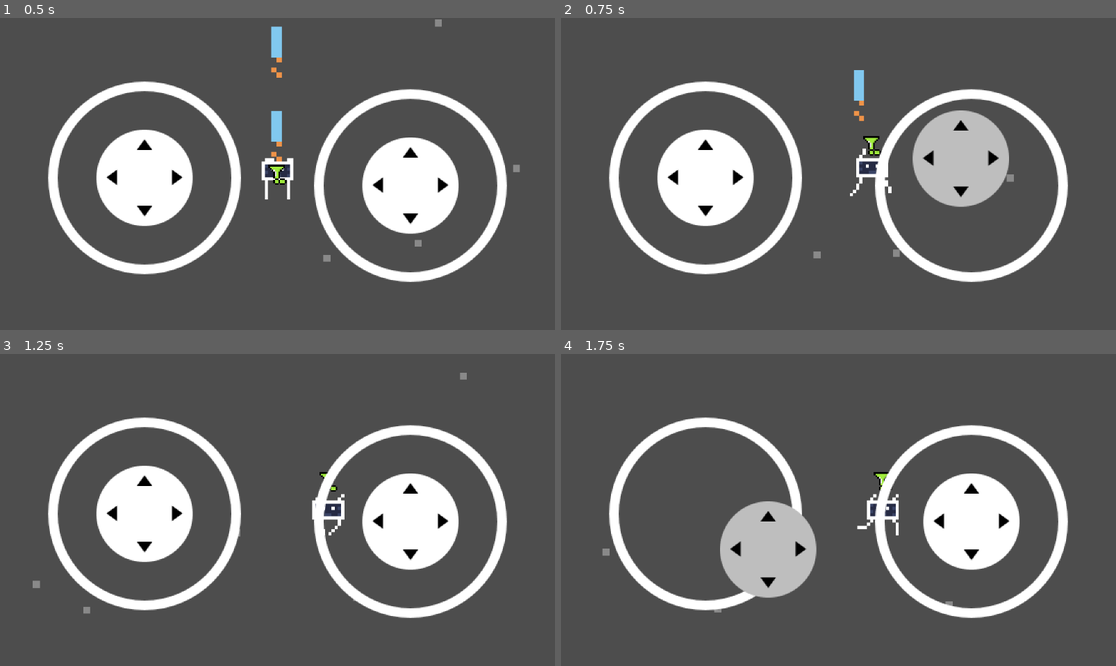
Above: before the commit, frames 1-4 (two rows, left to right).
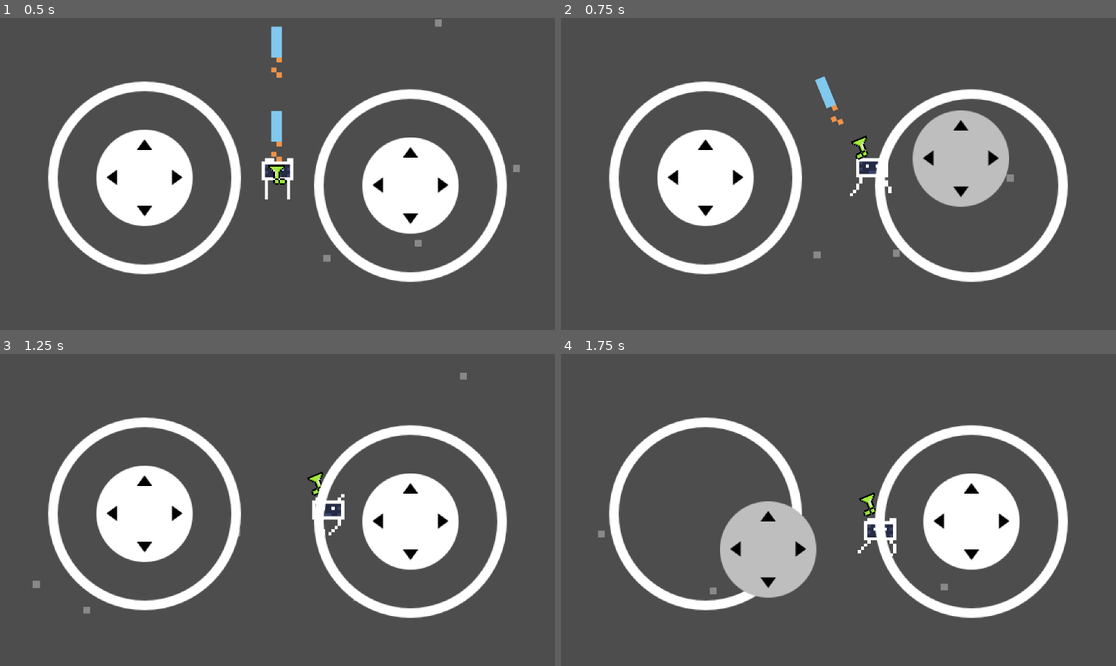
Above: after the commit, the same moments.

Repository: S0nter/azamnoyer
Game: Godot game, scene res://scenes/main.tscn
Same seed, same stepped clock (60 frames per second), same inputs: the game is played once before the commit and once after it.
Inputs (mouse positions are in pixels of both pictures, inside the frame that each line leads up to):
- Up to frame 1 (0.5 s): no input
- Up to frame 2 (0.75 s): move the mouse to (960, 158) at 0.52 s; hold D (right) from 0.53 s (still down); hold Space (shoot) from 0.53 s (still down); click (960, 158) at 0.67 s
- Up to frame 3 (1.25 s): keep holding D (right); keep holding Space (shoot)
- Up to frame 4 (1.75 s): release D (right) at 1.25 s; release Space (shoot) at 1.25 s; drag from (727, 525) to (810, 572) at 1.27 s

Frame 1 is identical in both runs. In frame 2, 0.7% of the frame differs, in the area x 45-58%, y 16-46%; in frame 3, 0.1%; in frame 4, 0.9%, in the area x 6-71%, y 37-83%.

Commit message:
Fix snapping on mobile

Diff:
--- a/assets/scripts/virtual_joystick.gd
+++ b/assets/scripts/virtual_joystick.gd
@@ -147,7 +147,7 @@
 			_update_input_action(action_up, -output.y)
 
 func _update_input_action(action:String, value:float):
-	if value > InputMap.action_get_deadzone(action):
+	if value > 0:
 		Input.action_press(action, value)
 	elif Input.is_action_pressed(action):
 		Input.action_release(action)
Not shown: 1 places in scenes/main.tscn that only renumber resources
